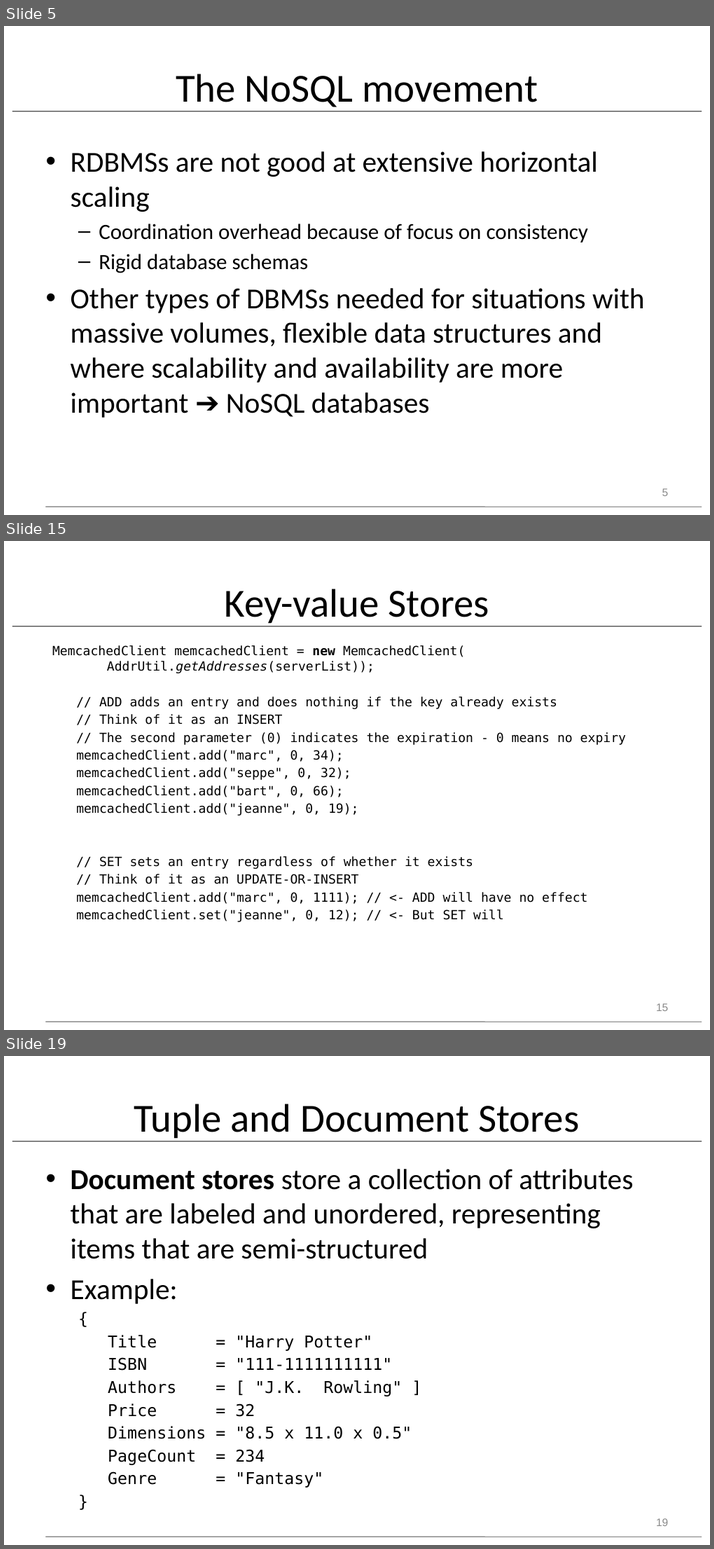
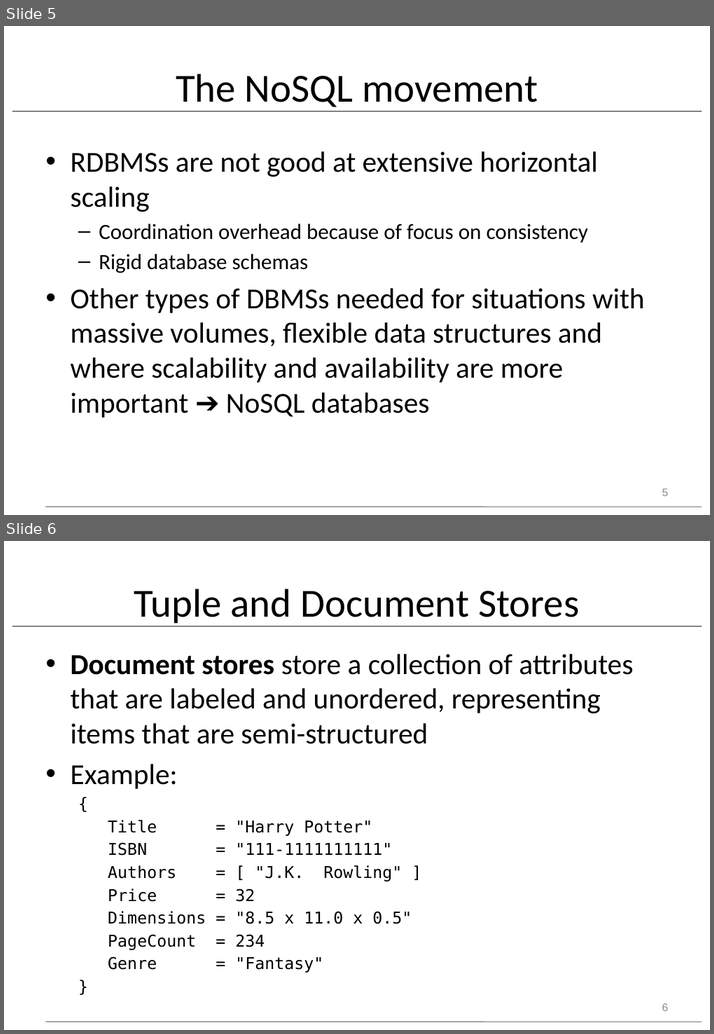
Before and after one commit to dickinson-comp378-fa2025/comp378-web, a slide deck: resources/class27/pdbm-ch11-abbrev.pptx. Shown one above the other, each under a label of ours: slides 5, 15 and 19 before the commit, slides 5 and 6 after it; the slides between them are not shown. The pictures are 714x1549 and 714x1034 pixels, drawn with LibreOffice and Linux fonts; fonts in the diff are those of the drawing. Boxes give left, top, right and bottom in pixels: in the first picture for what was removed or moved away, otherwise in the second. Text is boxed around its words. In the diff, an @@ line names an element or a change of style, - is before the commit and + after.

```diff
--- a/resources/class27/pdbm-ch11-abbrev.pptx
+++ b/resources/class27/pdbm-ch11-abbrev.pptx
@@ slide 15 removed at (x1=4, y1=541, x2=710, y2=1030), background #FFFFFF; not listed: 2 template elements that a slide beside it also shows @@
@@ title removed at (x1=224, y1=589, x2=489, y2=626) @@
-Key-value Stores
@@ text removed at (x1=52, y1=645, x2=626, y2=922) @@
-MemcachedClient memcachedClient = new MemcachedClient(
-AddrUtil.getAddresses(serverList));
-// ADD adds an entry and does nothing if the key already exists
-// Think of it as an INSERT
-// The second parameter (0) indicates the expiration - 0 means no expiry
-memcachedClient.add("marc", 0, 34);
-memcachedClient.add("seppe", 0, 32);
-memcachedClient.add("bart", 0, 66);
-memcachedClient.add("jeanne", 0, 19);
-// SET sets an entry regardless of whether it exists
-// Think of it as an UPDATE-OR-INSERT
-memcachedClient.add("marc", 0, 1111); // <- ADD will have no effect
-memcachedClient.set("jeanne", 0, 12); // <- But SET will
@@ page number removed at (x1=656, y1=1003, x2=668, y2=1011) @@
-15
@@ what was slide 19 is now slide 6 @@
@@ page number at (x1=662, y1=1003, x2=668, y2=1011): text changed @@
-19
+6
```
Also in this commit, not shown: 15 other slides removed, 1 other file.
